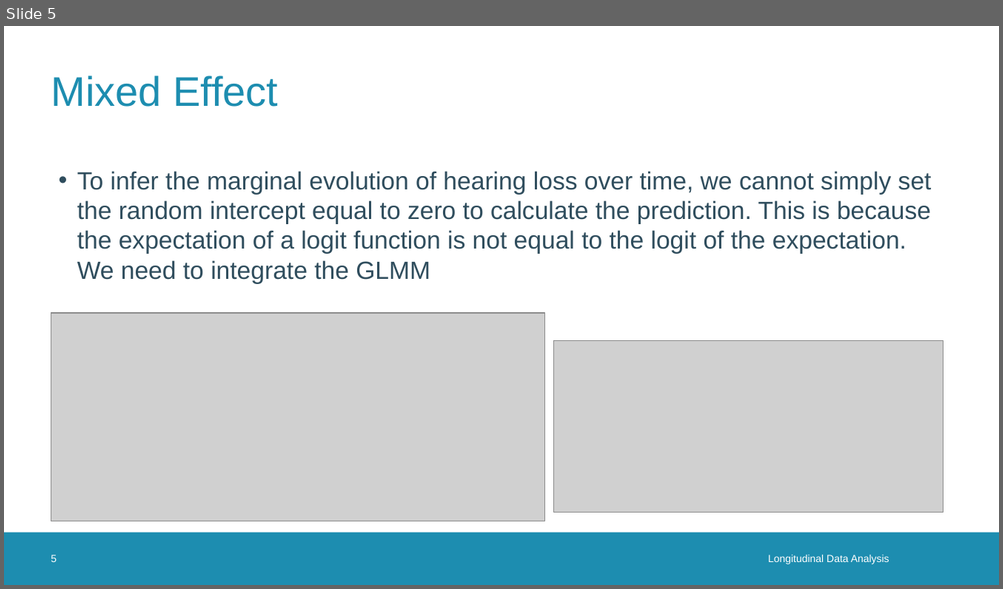
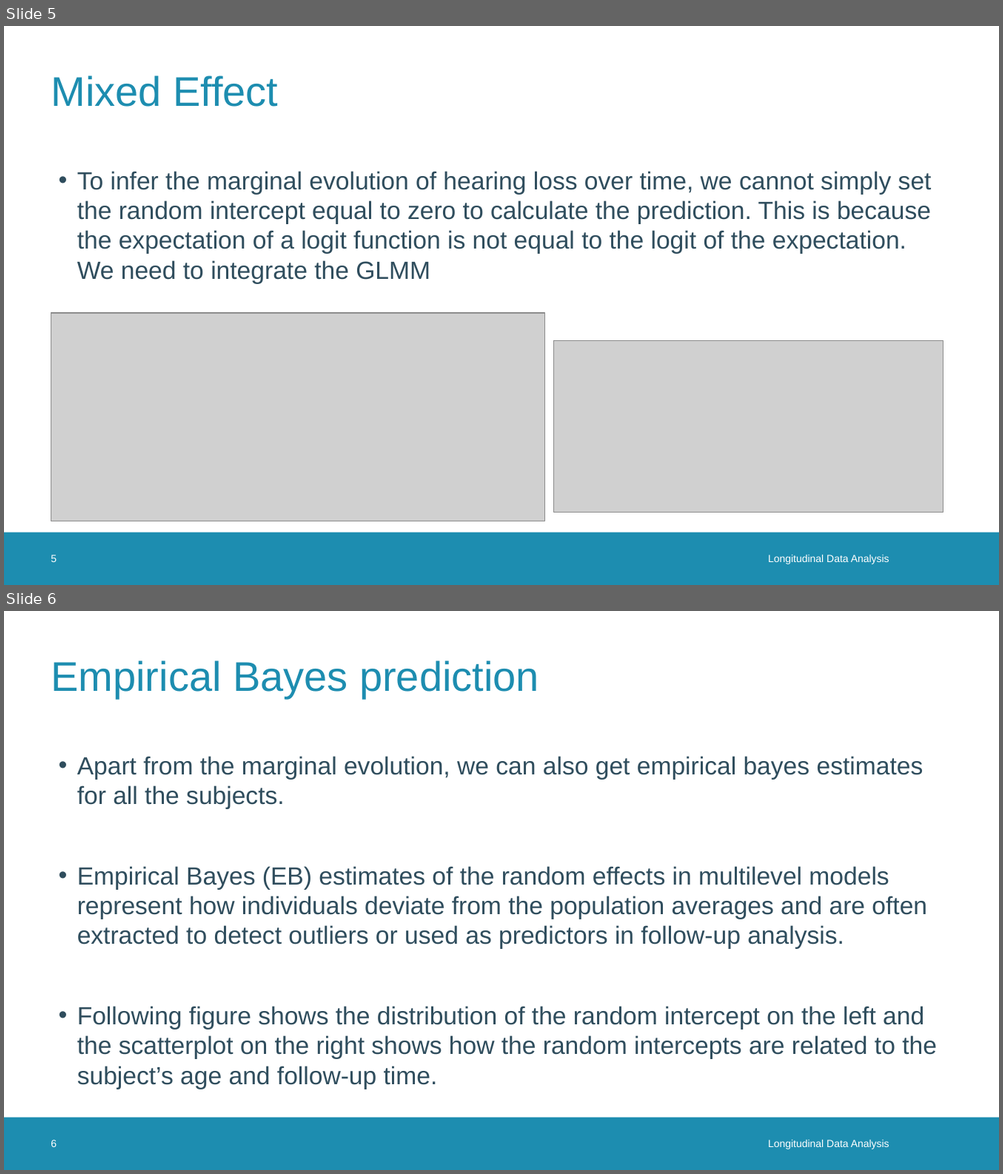
Before and after one commit to raiisac/LDA, a slide deck: Stefan RMD/Longitudinal data analysis presentation.pptx. Shown one above the other, each under a label of ours: slide 5 before the commit, slides 5 and 6 after it. The pictures are 1003x589 and 1003x1174 pixels, drawn with LibreOffice and Linux fonts; fonts in the diff are those of the drawing; grey boxes stand for pictures; background and template pictures are left out. Boxes give left, top, right and bottom in pixels: in the first picture for what was removed or moved away, otherwise in the second. Text is boxed around its words. In the diff, an @@ line names an element or a change of style, - is before the commit and + after.

```diff
--- a/Stefan RMD/Longitudinal data analysis presentation.pptx
+++ b/Stefan RMD/Longitudinal data analysis presentation.pptx
@@ slide 6 added at bbox=[4, 611, 999, 1170], background #FFFFFF; not listed: 1 template element that a slide beside it also shows @@
@@ title added at bbox=[51, 661, 539, 698], 40 pt, text #1D8DB0 @@
+Empirical Bayes prediction
@@ text added at bbox=[77, 756, 936, 1090], 24 pt, text #2F4D5D @@
+• Apart from the marginal evolution, we can also get empirical bayes estimates for all the subjects.
+• Empirical Bayes (EB) estimates of the random effects in multilevel models represent how individuals deviate from the population averages and are often extracted to detect outliers or used as predictors in follow-up analysis.
+• Following figure shows the distribution of the random intercept on the left and the scatterplot on the right shows how the random intercepts are related to the subject’s age and follow-up time.
@@ page number added at bbox=[51, 1140, 57, 1147], 10 pt, text #FFFFFF @@
+6
@@ text added at bbox=[768, 1140, 889, 1150], 10 pt, text #FFFFFF @@
+Longitudinal Data Analysis
```
Also in this commit, not shown: 3 other slides added, 9 other files.
